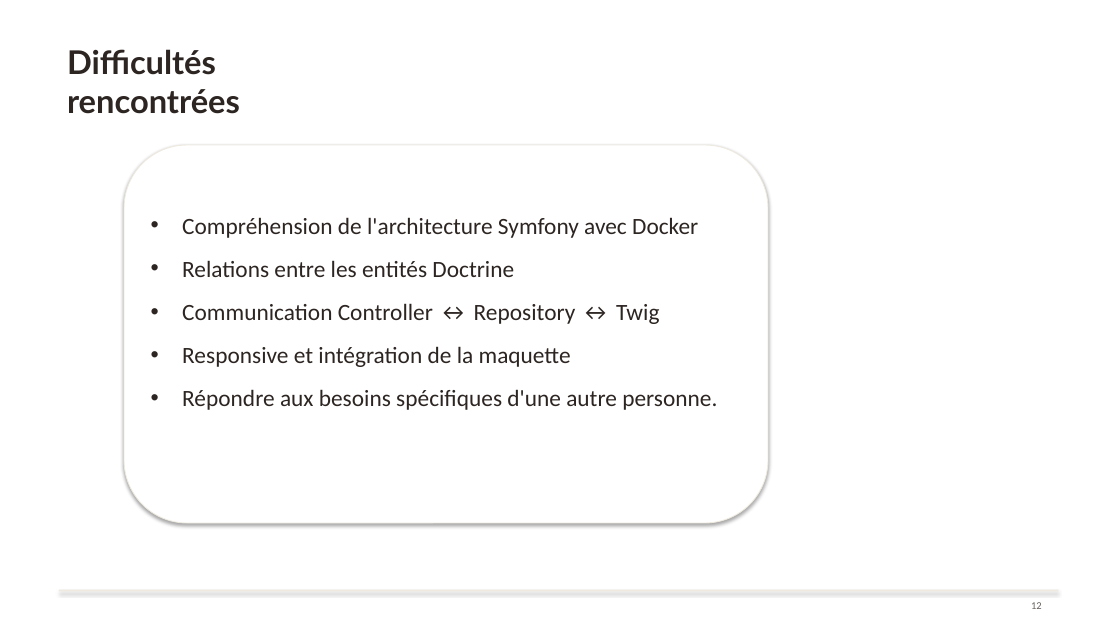
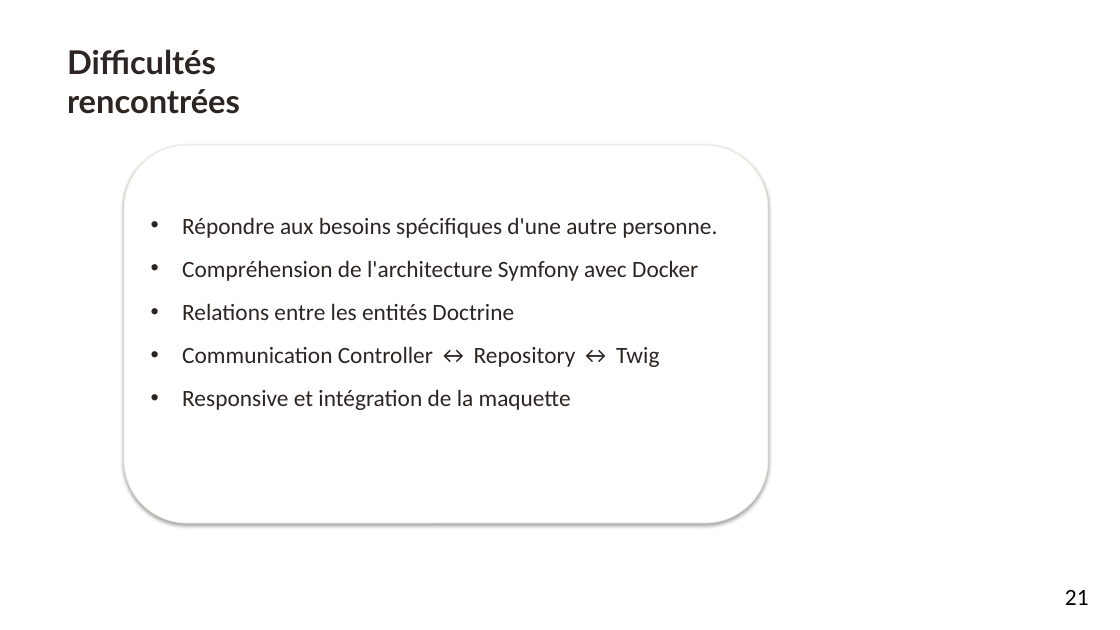
Before and after one commit to aureopires/projet_broderie, a slide deck: slide 21 of assets/docs/Presentation_projet_Symfony_Aureo_Ruffier.pptx (slide 18 before the commit). Drawn at 1120x630 pixels with LibreOffice and Linux fonts; fonts in the diff are those of the drawing; background and template pictures are left out. Boxes give left, top, right and bottom in pixels: in the first picture for what was removed or moved away, otherwise in the second. Text is boxed around its words. In the diff, an @@ line names an element or a change of style, - is before the commit and + after.

```diff
--- a/assets/docs/Presentation_projet_Symfony_Aureo_Ruffier.pptx
+++ b/assets/docs/Presentation_projet_Symfony_Aureo_Ruffier.pptx
@@ text in rounded rectangle at <box>182,217,717,238</box>: paragraph added @@
+• Répondre aux besoins spécifiques d'une autre personne.
@@ text in rounded rectangle at <box>182,389,717,410</box>: paragraph removed @@
-• Répondre aux besoins spécifiques d'une autre personne.
@@ rectangle removed at <box>59,590,1059,592</box> @@
@@ page number added at <box>1065,590,1089,605</box>, 20 pt, text #000000 @@
+21
@@ text removed at <box>1031,602,1042,609</box> @@
-12
```
Also in this commit, not shown: 18 other slides changed, 3 slides added, 36 other files.
